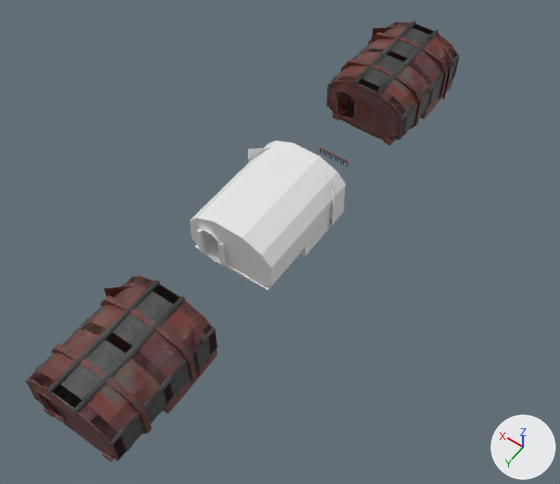
Before and after pictures for a commit that changed the Blender file Blender/control_room.blend.
One viewpoint serves both versions: a 50 mm camera at (-18.5, 34.8, 38.0) aimed at (-1.7, 11.3, 1.0). The axes (+X, +Y, +Z) are drawn at lower right. The lights are the same throughout. The picture after the commit comes second.

Script lines for the objects in view, before the commit:
```python
me_cube_001 = bpy.data.meshes.new('Cube.001')
me_cube_001.from_pydata(...)  # 1713 vertices, 1463 faces; spans x -3.24..3.21, y -4.07..4.09, z -0.69..3.74
# faces by material slot: [176, 594, 686, 7]
me_cube_001.materials.append(mat_material_001)  # picture img_wall_png_001
me_cube_001.materials.append(mat_material_002)  # picture img_bloody_rust_png_001
me_cube_001.materials.append(mat_material_004)  # picture img_metal_png_001
me_cube_001.materials.append(mat_material_005)  # picture img_matky_png
me_cube_038 = bpy.data.meshes.new('Cube.038')
me_cube_038.from_pydata(...)  # 2523 vertices, 2157 faces; spans x -3.24..3.21, y -4.34..4.09, z -0.69..3.74
# faces by material slot: [190, 831, 686, 7, 70, 373]
me_cube_038.materials.append(mat_material_001)  # picture img_wall_png_001
me_cube_038.materials.append(mat_material_002)  # picture img_bloody_rust_png_001
me_cube_038.materials.append(mat_material_004)  # picture img_metal_png_001
me_cube_038.materials.append(mat_material_005)  # picture img_matky_png
me_cube_038.materials.append(mat_material_011)  # picture img_screen_png
me_cube_038.materials.append(mat_material_003)  # picture img_cudliky_png
me_cube_040 = bpy.data.meshes.new('Cube.040')
me_cube_040.from_pydata(...)  # 209 vertices, 164 faces, 1 loose edge; spans x -3.24..3.21, y -4.0..4.09, z -0.44..3.56
ob_cube_001 = bpy.data.objects.new('Cube.001', me_cube_038)
ob_cube_001.location = (0.0, -5.0, 0.0)
ob_cube_003 = bpy.data.objects.new('Cube.003', me_cube_040)
ob_cube_003.location = (0.0, 10.0, 0.0)
ob_cube_005 = bpy.data.objects.new('Cube.005', me_cube_001)
ob_cube_005.location = (0.0, 23.0, 0.0)
```
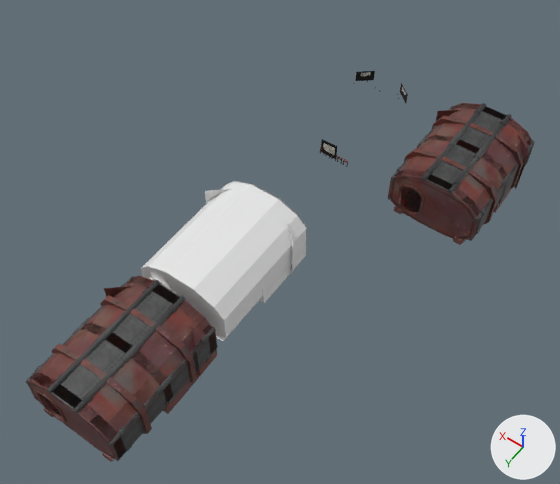
The change, as a diff of the scene's bpy script:
```diff
--- a/Blender/control_room.blend.py
+++ b/Blender/control_room.blend.py
@@ ob_cube_003 @@
 ob_cube_003 = bpy.data.objects.new('Cube.003', me_cube_040)
-ob_cube_003.location = (0.0, 10.0, 0.0)
+ob_cube_003.location = (0.0, 14.31, 0.0)
@@ ob_cube_001 @@
 ob_cube_001 = bpy.data.objects.new('Cube.001', me_cube_038)
-ob_cube_001.location = (0.0, -5.0, 0.0)
+ob_cube_001.location = (-8.0, 0.0, 0.0)
```

Where the change shows, as pixel boxes [x1, y1, x2, y2] in the pictures (560 x 484 px):
'Cube.001', moved
    before: [326, 21, 459, 145]
    after: [388, 103, 535, 245]
'Cube.003', moved
    before: [190, 140, 346, 290]
    after: [141, 181, 307, 341]
